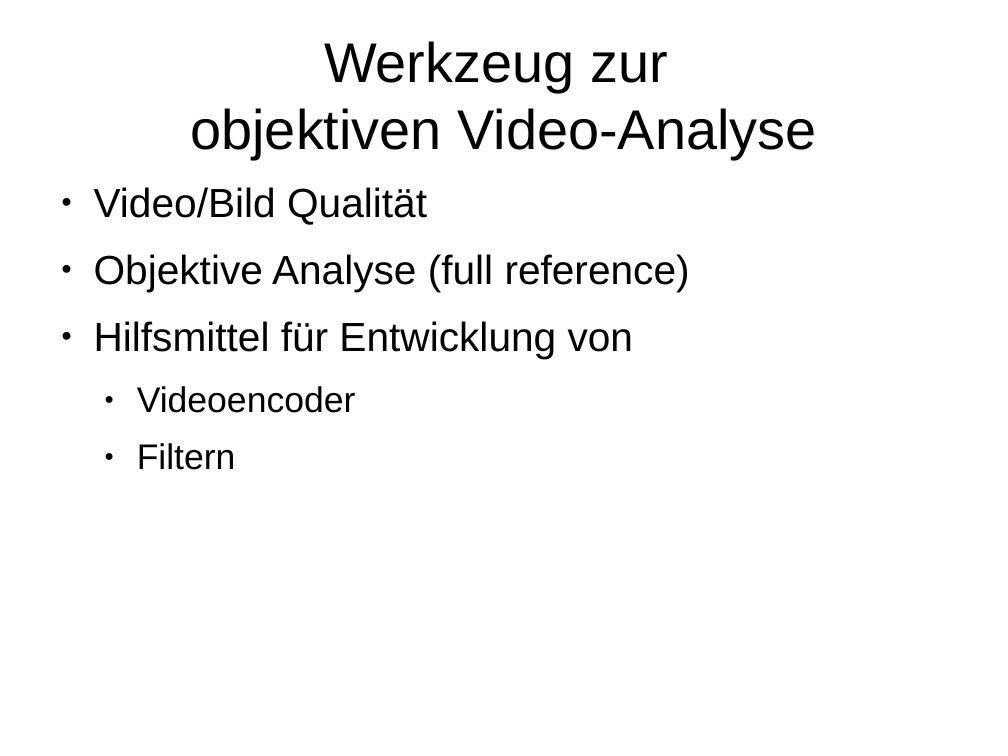
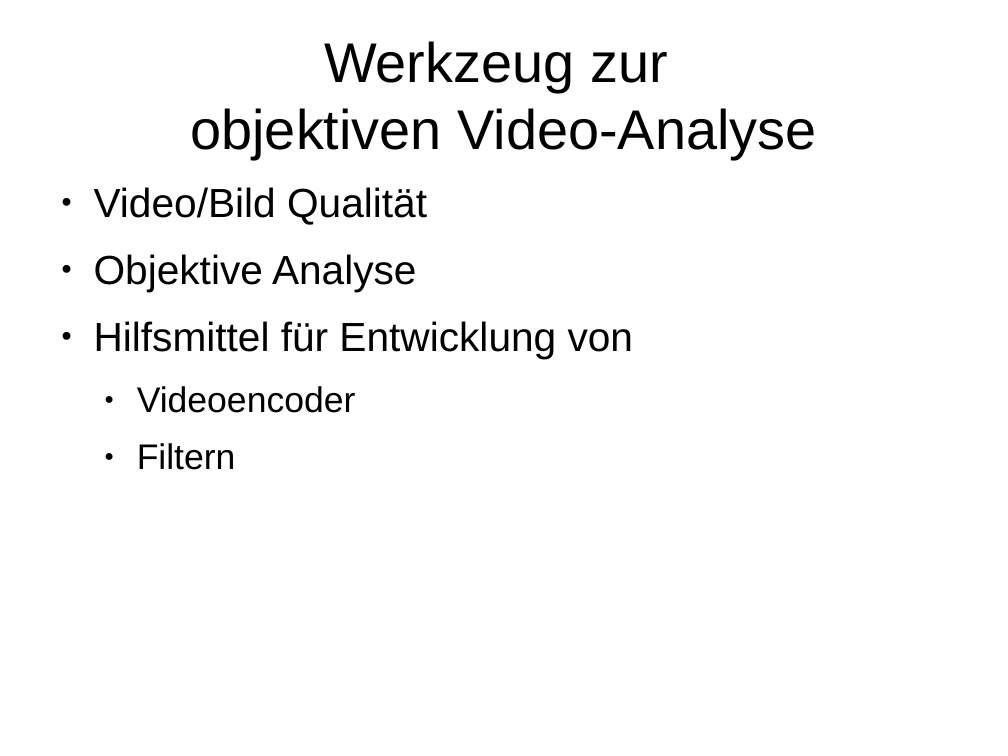
Before and after one commit to PSE-2012/MMWTV, a slide deck: slide 3 of pflichtenheft/Praesentation.odp. Drawn at 1008x756 pixels with LibreOffice and Linux fonts; fonts in the diff are those of the drawing. Boxes give left, top, right and bottom in pixels: in the first picture for what was removed or moved away, otherwise in the second. Text is boxed around its words. In the diff, an @@ line names an element or a change of style, - is before the commit and + after.

```diff
--- a/pflichtenheft/Praesentation.odp
+++ b/pflichtenheft/Praesentation.odp
@@ text at (x1=94, y1=254, x2=417, y2=292): text changed @@
-● Objektive Analyse (full reference)
+● Objektive Analyse
```
Also in this commit, not shown: 1 other file.
